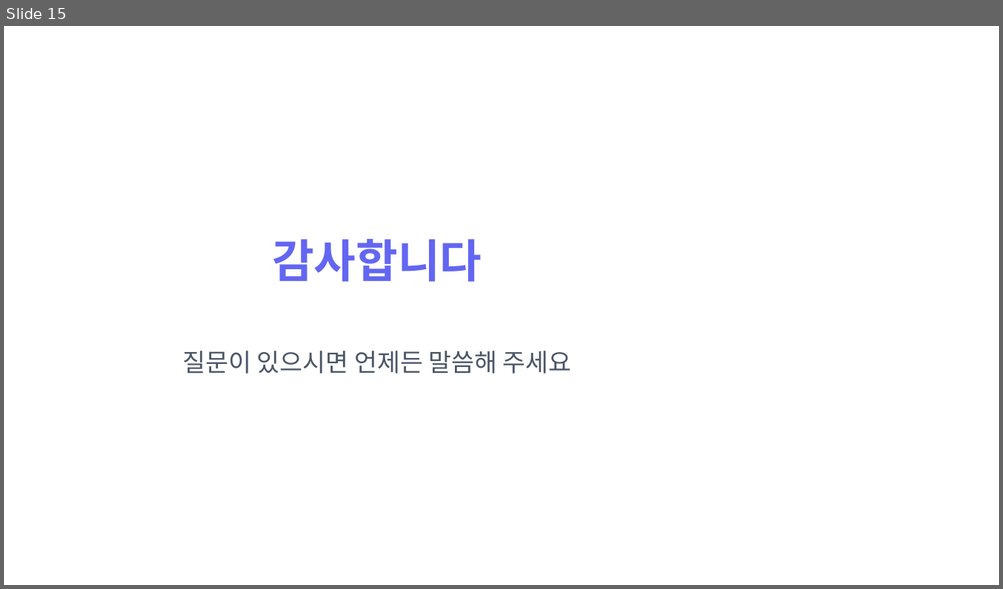
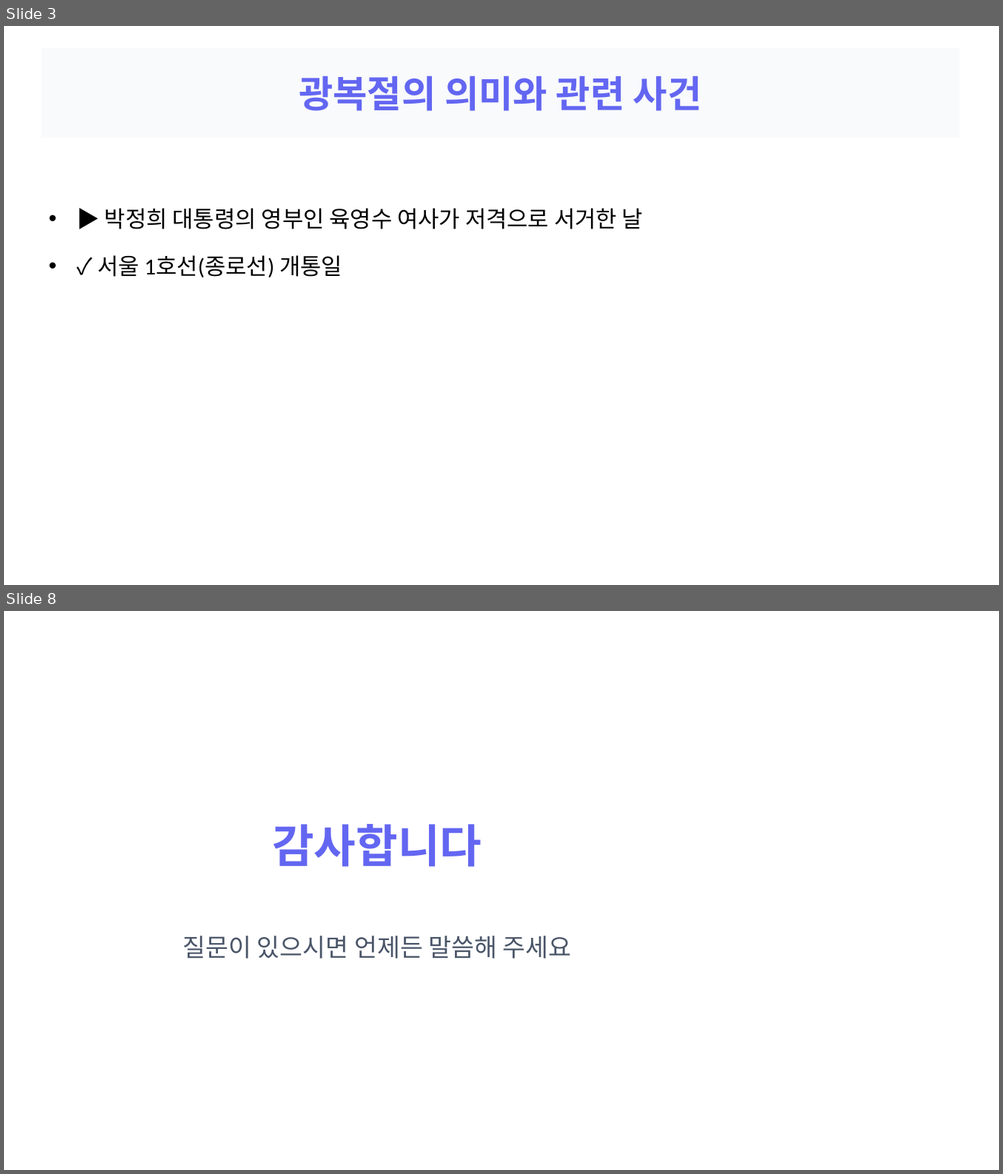
Before and after one commit to devna0111/FlowMate, a slide deck: uploads/pptx_sample.pptx. Shown one above the other, each under a label of ours: slide 15 before the commit, slides 3 and 8 after it; the slides between them are not shown. The pictures are 1003x589 and 1003x1174 pixels, drawn with LibreOffice and Linux fonts; fonts in the diff are those of the drawing. Boxes give left, top, right and bottom in pixels: in the first picture for what was removed or moved away, otherwise in the second. Text is boxed around its words. In the diff, an @@ line names an element or a change of style, - is before the commit and + after.

```diff
--- a/uploads/pptx_sample.pptx
+++ b/uploads/pptx_sample.pptx
@@ slide 3 added at <box>4,26,999,585</box>, background #FFFFFF @@
@@ title added at <box>41,48,959,138</box>, fill #F8FAFC, 36 pt, text #6366F1, bold @@
+광복절의 의미와 관련 사건
@@ text added at <box>97,208,643,278</box>, 22 pt, text #000000 @@
+• ▶ 박정희 대통령의 영부인 육영수 여사가 저격으로 서거한 날
+• ✓ 서울 1호선(종로선) 개통일
@@ what was slide 15 is now slide 8 @@
```
Also in this commit, not shown: 1 slide changed, 5 other slides added, 13 slides removed, 14 other files.
